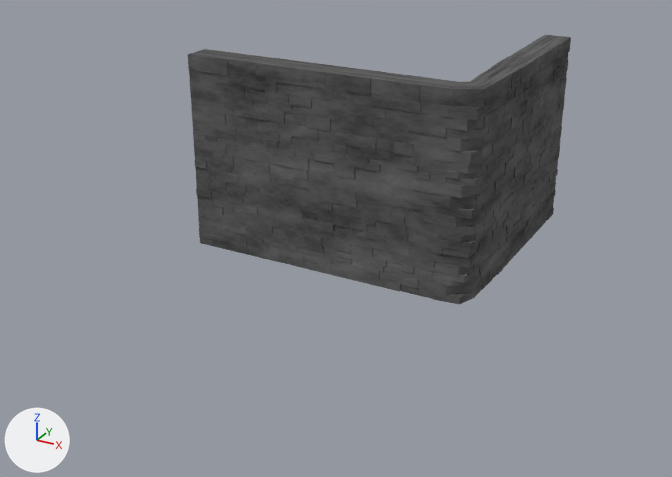
Before and after pictures for a commit that changed the Blender file rightAngleWall_15336_autosave.blend.
Camera for both pictures: a camera (50 mm lens) standing at (26.7, -59.8, 29.9) and looking at (-1.7, -8.2, 4.1). Arrows for +X, +Y and +Z are at lower left; the lights stay in place.

Before the edit, the objects in view are built like this:
```python
me_wall_001 = bpy.data.meshes.new('Wall.001')
me_wall_001.from_pydata(...)  # 5248 vertices, 3936 faces; spans x -20.0..20.0, y -1.0..1.0, z 0.0..15.0
me_wall_001.materials.append(mat_stonewall)
ob_wall_001 = bpy.data.objects.new('Wall.001', me_wall_001)
ob_wall_001.location = (0.0, 0.0, 0.0)
_m = ob_wall_001.modifiers.new('Curve', 'CURVE')
_m.object = ob_angle
```
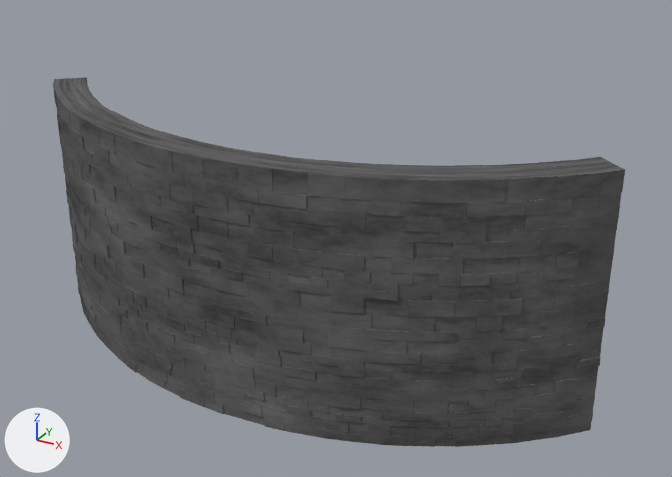
Changed parts and their boxes (x1, y1, x2, y2) in the pictures (672 x 477 px):
```json
{"object": "Wall.001", "change": "reshaped, modifiers changed", "before": [188, 35, 571, 304], "after": [53, 77, 625, 447], "on screen": "49% wider, 37% taller"}
```

The change, as JSON lines over the scene's bpy script:
```json
{"block": "cu_angle", "where": "_sp = cu_angle.splines.new('POLY'); _sp.points.add(2)"}
{"op": "remove", "block": "cu_angle", "code": "_sp.points.foreach_set('co', [4.778, -4.982, 0.0, 0.0, 6.388, -4.982, 0.0, 0.0, 6.388, 5.468, 0.0, 0.0])"}
{"op": "add", "block": "cu_angle", "code": "_sp.points.foreach_set('co', [0.0, 0.0724, 0.0, 0.0, 0.0, 5.063, 0.0, 0.0, 0.0, 10.53, 0.0, 0.0])"}
{"op": "add", "block": "cu_beziercircle", "code": ["cu_beziercircle = bpy.data.curves.new('BezierCircle', 'CURVE')", "cu_beziercircle.dimensions = '3D'", "_sp = cu_beziercircle.splines.new('BEZIER'); _sp.bezier_points.add(3)", "_sp.bezier_points.foreach_set('co', [-1.0, 0.0, 0.0, 0.0, 1.0, 0.0, 1.0, 0.0, 0.0, 0.0, -1.0, 0.0])", "_sp.bezier_points.foreach_set('handle_left', [-1.0, -0.552, 0.0, -0.552, 1.0, 0.0, 1.0, 0.552, 0.0, 0.552, -1.0, 0.0])", "_sp.bezier_points.foreach_set('handle_right', [-1.0, 0.552, 0.0, 0.552, 1.0, 0.0, 1.0, -0.552, 0.0, -0.552, -1.0, 0.0])", "for _p, _l, _r in zip(_sp.bezier_points, ['AUTO', 'AUTO', 'AUTO', 'AUTO'], ['AUTO', 'AUTO', 'AUTO', 'AUTO']): _p.handle_left_type = _l; _p.handle_right_type = _r", "_sp.order_u = 0", "_sp.order_v = 0", "_sp.use_cyclic_u = True", "cu_beziercircle.use_path = True", "cu_beziercircle.fill_mode = 'FULL'"]}
{"block": "ob_wall_001", "where": "_m = ob_wall_001.modifiers.new('Curve', 'CURVE')"}
{"op": "set", "path": "_m.object", "old": "ob_angle", "new": "ob_beziercircle"}
{"op": "add", "block": "ob_beziercircle", "code": ["ob_beziercircle = bpy.data.objects.new('BezierCircle', cu_beziercircle)", "ob_beziercircle.location = (0.0, 0.0, 0.0)", "ob_beziercircle.scale = (23.5, 23.5, 23.5)"]}
```
